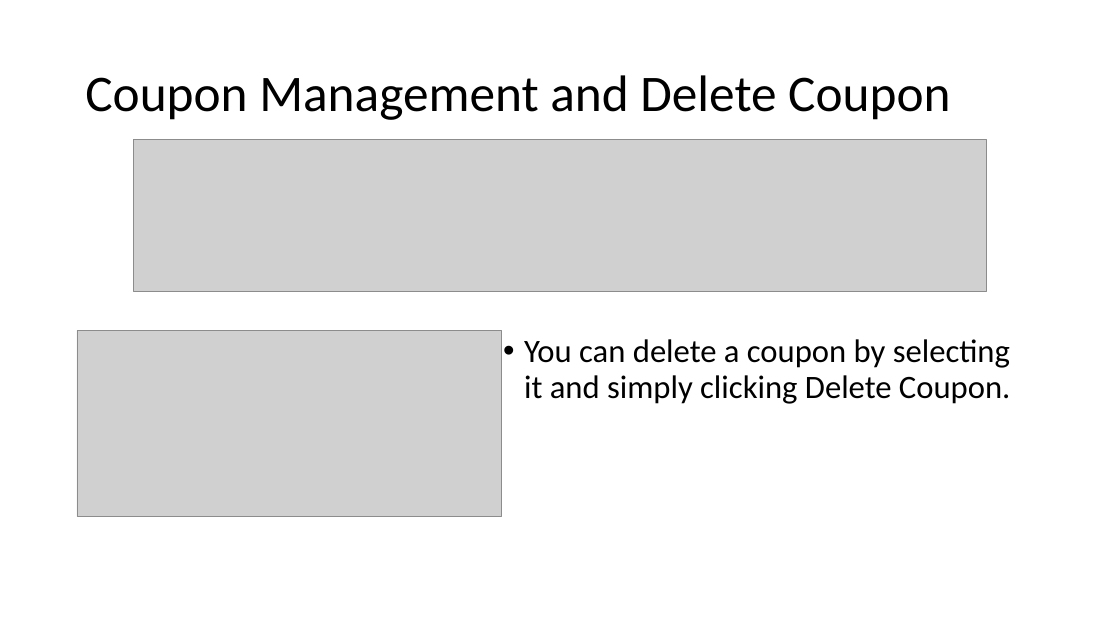
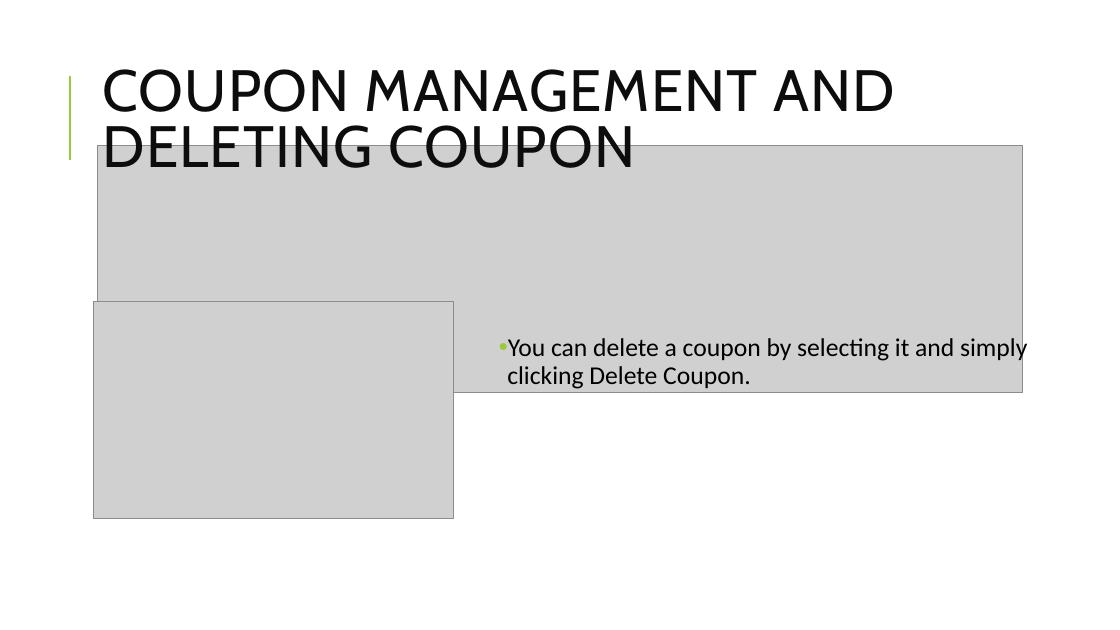
Before and after one commit to nwautomator/CSc6370, a slide deck: slide 9 of documents/MamaG_Presentation.pptx. Drawn at 1120x630 pixels with LibreOffice and Linux fonts; fonts in the diff are those of the drawing; grey boxes stand for pictures. Boxes give left, top, right and bottom in pixels: in the first picture for what was removed or moved away, otherwise in the second. Text is boxed around its words. In the diff, an @@ line names an element or a change of style, - is before the commit and + after.

```diff
--- a/documents/MamaG_Presentation.pptx
+++ b/documents/MamaG_Presentation.pptx
@@ line added from (70, 160) to (70, 76), #99CB38 1.5 pt @@
@@ title at box(102, 69, 895, 168): text changed; size 44 to 50 pt; font Calibri to Cabin; text colour #000000 to #0D0D0D @@
-Coupon Management and Delete Coupon
+COUPON MANAGEMENT AND DELETING COUPON
@@ picture: place and size @@
-picture at box(134, 139, 987, 292)
+picture at box(97, 145, 1023, 392)
@@ picture: place and size @@
-picture at box(77, 330, 502, 517)
+picture at box(94, 301, 455, 518)
@@ text "You can delete a coupon ..." at box(507, 335, 1027, 389): size 28 to 22 pt; indent changed; more space between paragraphs @@
```
Also in this commit, not shown: 21 other slides changed, 2 slides added, 2 slides removed, 2 other files.
